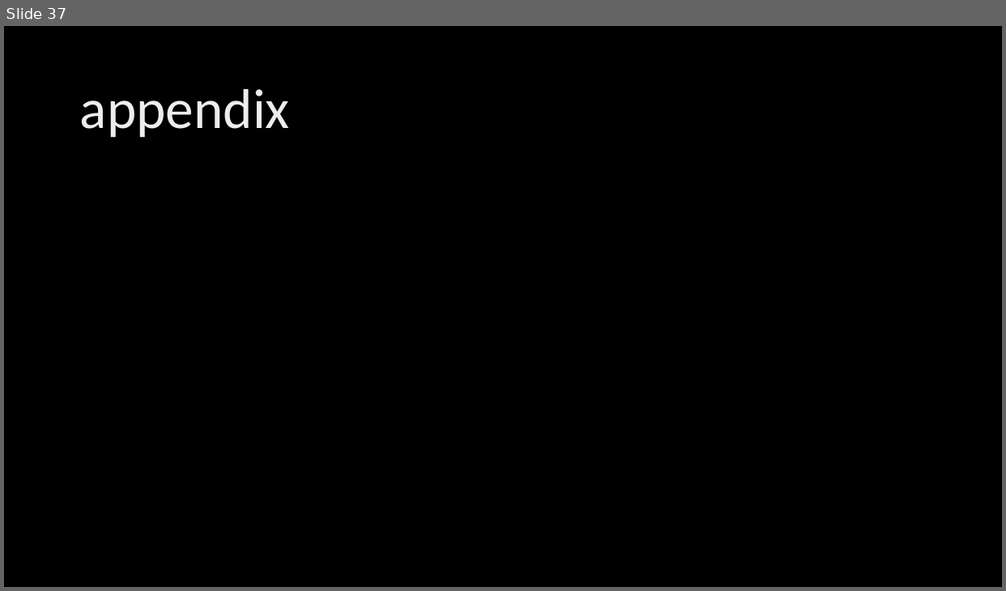
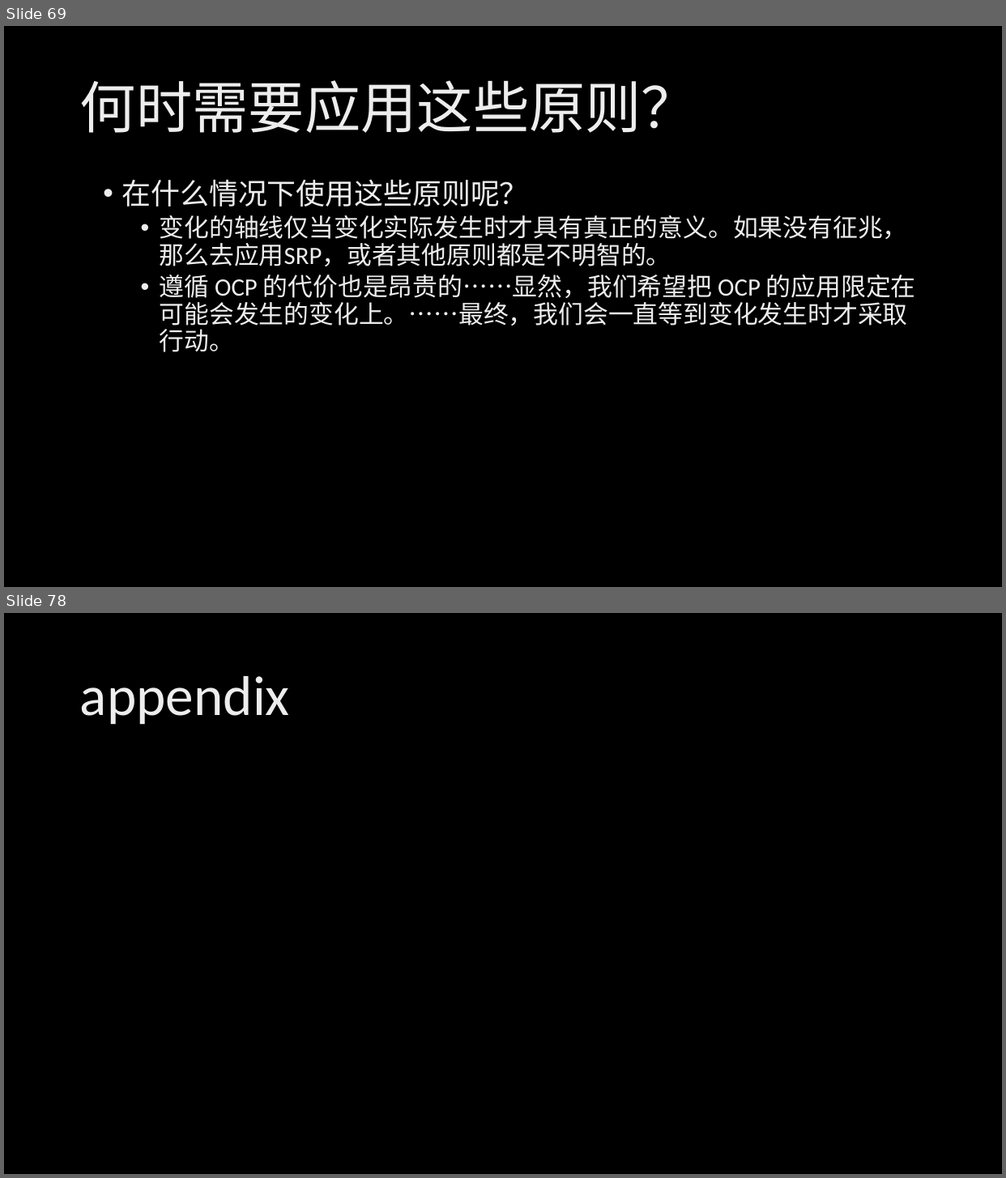
Before and after one commit to xinase/ASE, a slide deck: chapter02/ASE_2_Engineering_Skills.pptx. Shown one above the other, each under a label of ours: slide 37 before the commit, slides 69 and 78 after it; the slides between them are not shown. The pictures are 1006x591 and 1006x1178 pixels, drawn with LibreOffice and Linux fonts; fonts in the diff are those of the drawing; background and template pictures are left out. Boxes give left, top, right and bottom in pixels: in the first picture for what was removed or moved away, otherwise in the second. Text is boxed around its words. In the diff, an @@ line names an element or a change of style, - is before the commit and + after.

```diff
--- a/chapter02/ASE_2_Engineering_Skills.pptx
+++ b/chapter02/ASE_2_Engineering_Skills.pptx
@@ slide 69 added at (x1=4, y1=26, x2=1002, y2=587), background picture (left out) @@
@@ title added at (x1=80, y1=80, x2=697, y2=133), 54 pt, text gradient #BFBFBF to #EDEDED to #FFFFFF @@
+何时需要应用这些原则？
@@ text added at (x1=122, y1=179, x2=916, y2=352), 24 pt, text gradient #BFBFBF to #EDEDED to #FFFFFF @@
+• 在什么情况下使用这些原则呢？
+  • 变化的轴线仅当变化实际发生时才具有真正的意义。如果没有征兆，那么去应用SRP，或者其他原则都是不明智的。
+  • 遵循 OCP 的代价也是昂贵的……显然，我们希望把 OCP 的应用限定在可能会发生的变化上。……最终，我们会一直等到变化发生时才采取行动。
@@ what was slide 37 is now slide 78 @@
```
Also in this commit, not shown: 40 other slides added, 5 other files.
